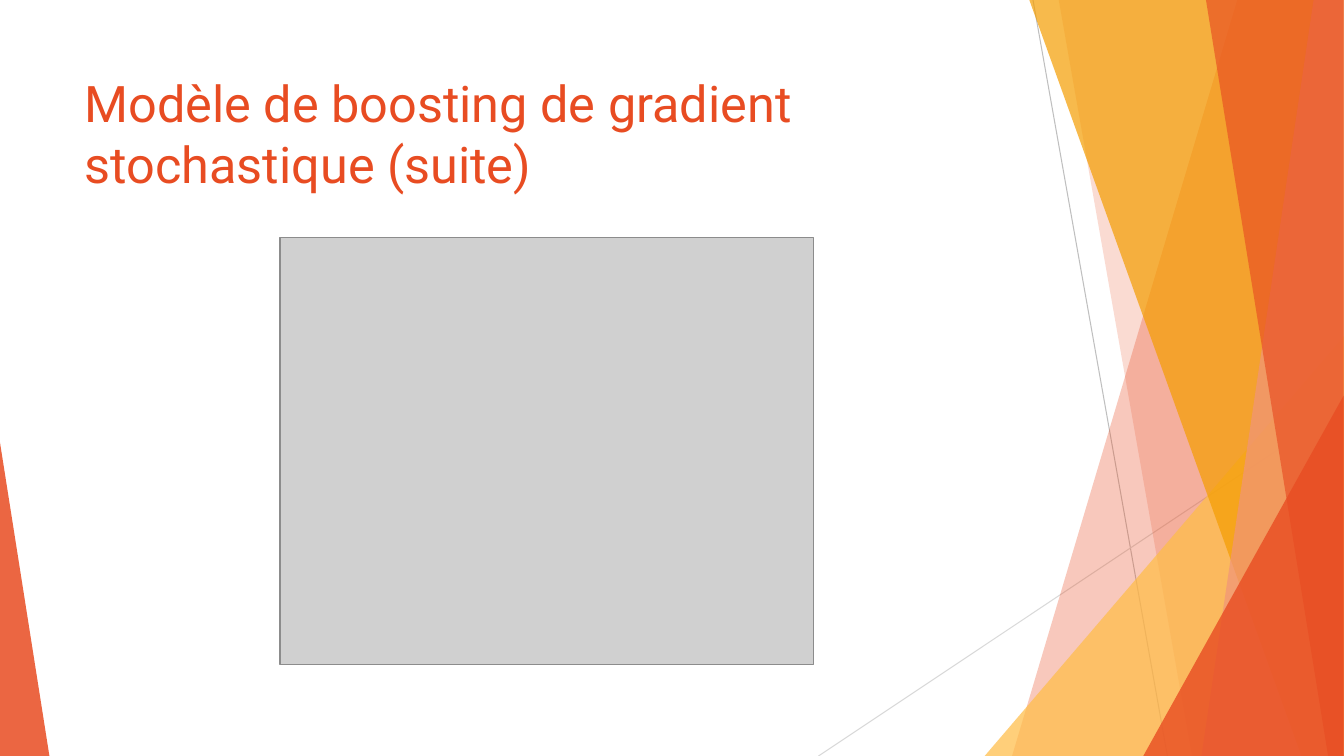
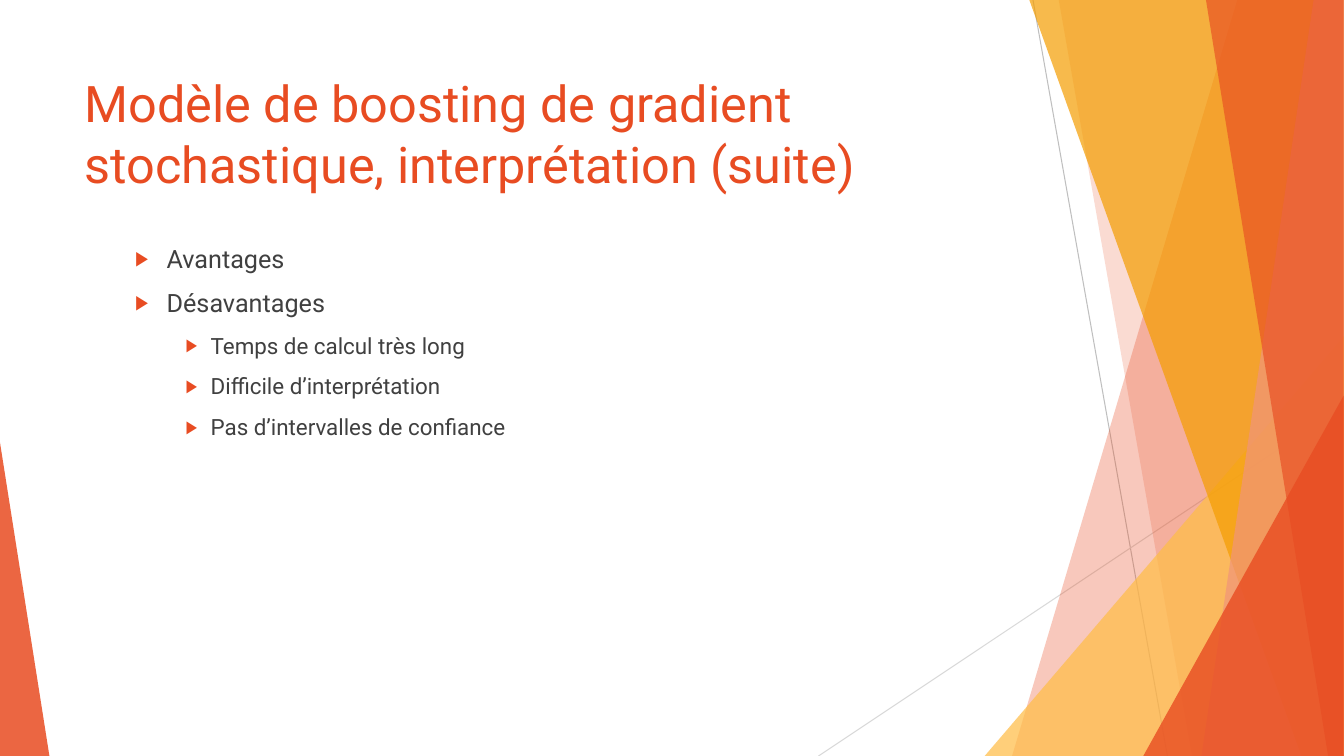
Before and after one commit to SamuelProvencher/TP-Apprentissage, a slide deck: slide 32 of PP.pptx (slide 31 before the commit). Drawn at 1344x756 pixels with LibreOffice and Linux fonts; fonts in the diff are those of the drawing; grey boxes stand for pictures. Boxes give left, top, right and bottom in pixels: in the first picture for what was removed or moved away, otherwise in the second. Text is boxed around its words. In the diff, an @@ line names an element or a change of style, - is before the commit and + after.

```diff
--- a/PP.pptx
+++ b/PP.pptx
@@ title at [85,84,855,194]: text changed @@
-Modèle de boosting de gradient stochastique (suite)
+Modèle de boosting de gradient stochastique, interprétation (suite)
@@ picture removed at [280,238,814,665] @@
@@ text added at [167,250,505,435], 16 pt, text #404040 @@
+  ▶ Avantages
+  ▶ Désavantages
+    ▶ Temps de calcul très long
+    ▶ Difficile d’interprétation
+    ▶ Pas d’intervalles de confiance
```
Also in this commit, not shown: 14 other slides changed, 1 slide added, 1 slide removed, 7 other files.
